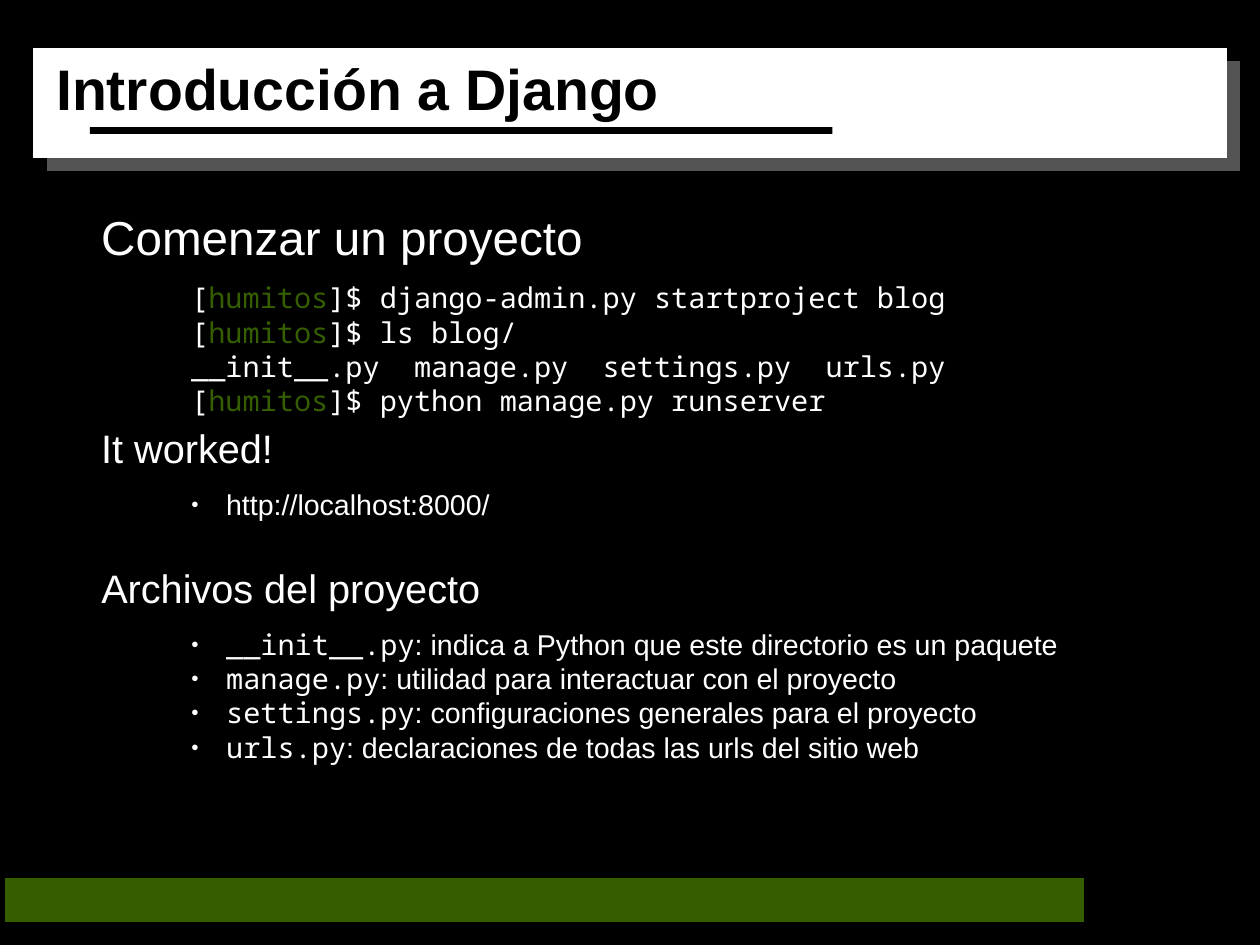
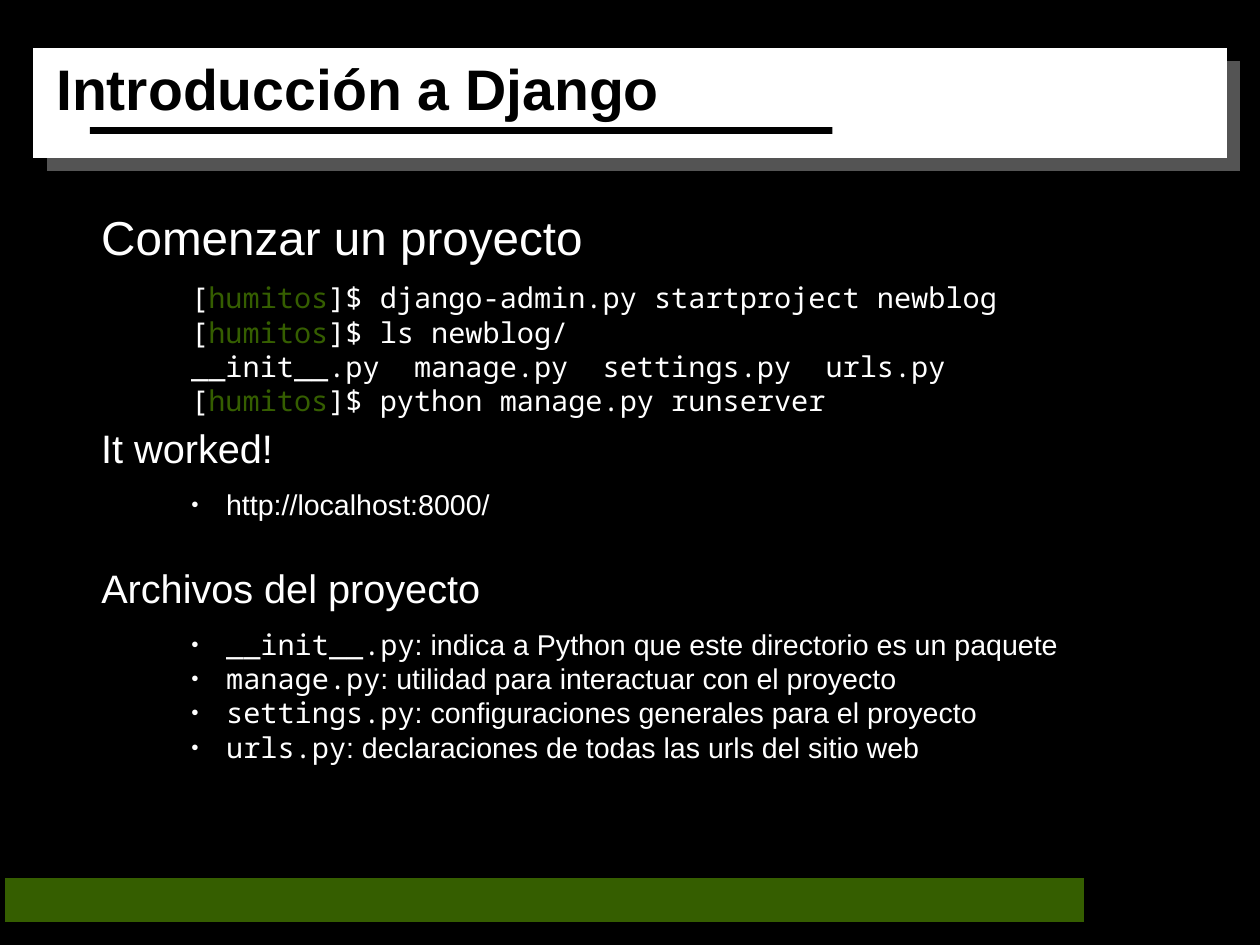
Before and after one commit to humitos/scripts, a slide deck: slide 4 of charlas/django/FM_La_Tribu-2010.odp. Drawn at 1260x945 pixels with LibreOffice and Linux fonts; fonts in the diff are those of the drawing. Boxes give left, top, right and bottom in pixels: in the first picture for what was removed or moved away, otherwise in the second. Text is boxed around its words. In the diff, an @@ line names an element or a change of style, - is before the commit and + after.

Commit message:
actualizada la charla de django a 1.2, falta el CSRF

```diff
--- a/charlas/django/FM_La_Tribu-2010.odp
+++ b/charlas/django/FM_La_Tribu-2010.odp
@@ text at [191,286,997,350]: text changed @@
-[humitos]$ django-admin.py startproject blog
-[humitos]$ ls blog/
+[humitos]$ django-admin.py startproject newblog
+[humitos]$ ls newblog/
```
Also in this commit, not shown: 5 other slides changed, 13 other files.
